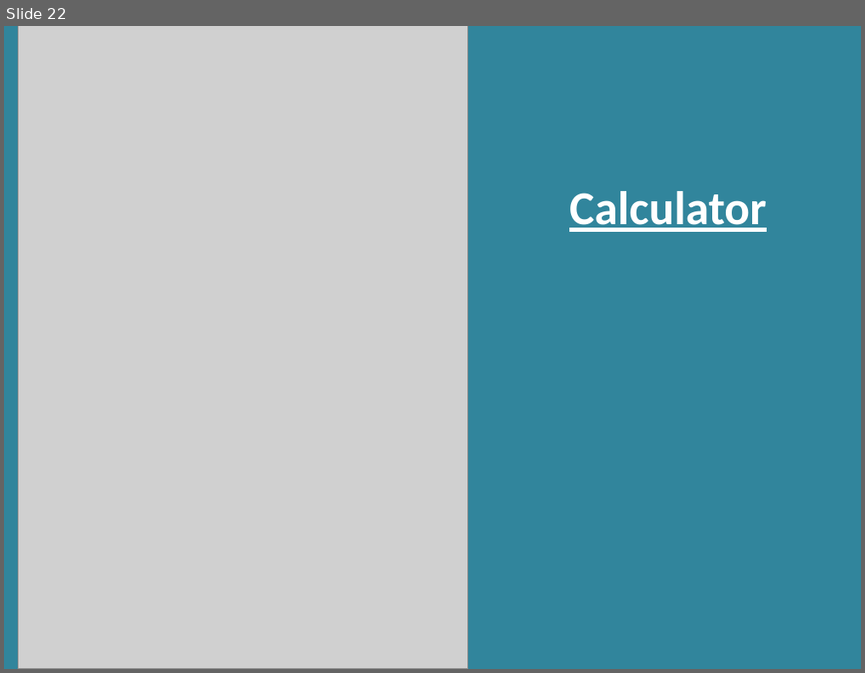
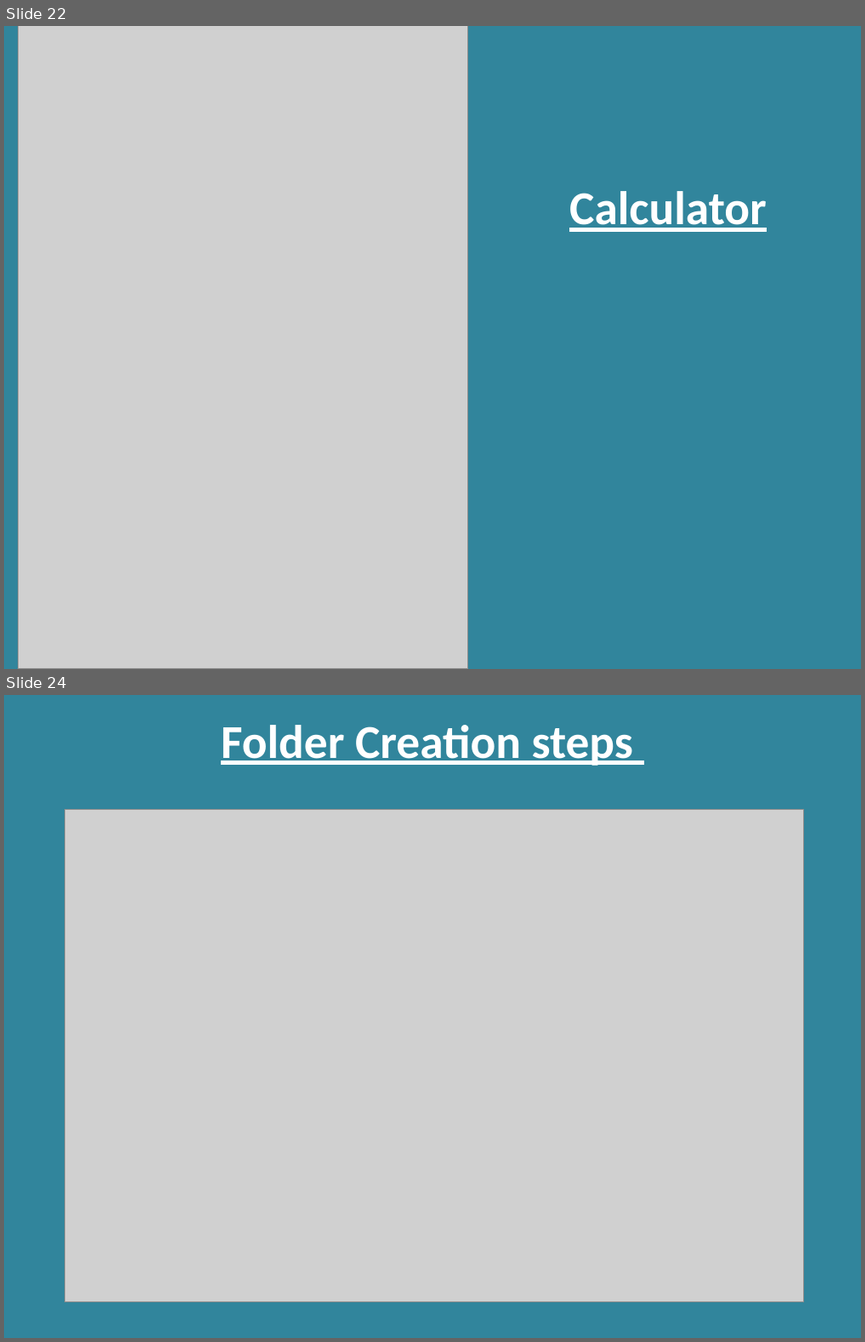
Before and after one commit to RashmivernekarN/keonics, a slide deck: All Sub PPT/basic.pptx. Shown one above the other, each under a label of ours: slide 22 before the commit, slides 22 and 24 after it; the slides between them are not shown. The pictures are 865x673 and 865x1342 pixels, drawn with LibreOffice and Linux fonts; fonts in the diff are those of the drawing; grey boxes stand for pictures. Boxes give left, top, right and bottom in pixels: in the first picture for what was removed or moved away, otherwise in the second. Text is boxed around its words. In the diff, an @@ line names an element or a change of style, - is before the commit and + after.

```diff
--- a/All Sub PPT/basic.pptx
+++ b/All Sub PPT/basic.pptx
@@ slide 24 added at (x1=4, y1=695, x2=861, y2=1338), background #31859C @@
@@ title added at (x1=221, y1=725, x2=633, y2=766), 39.6 pt, text #FFFFFF, bold, underline @@
+Folder Creation steps
@@ picture added at (x1=65, y1=809, x2=803, y2=1302) @@
```
Also in this commit, not shown: 1 other slide added, 3 other files.
